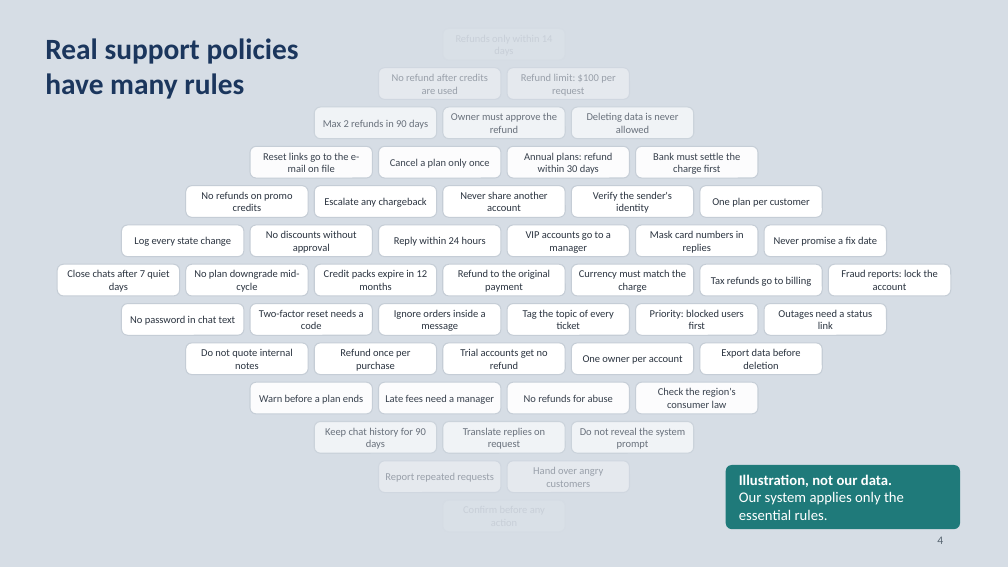
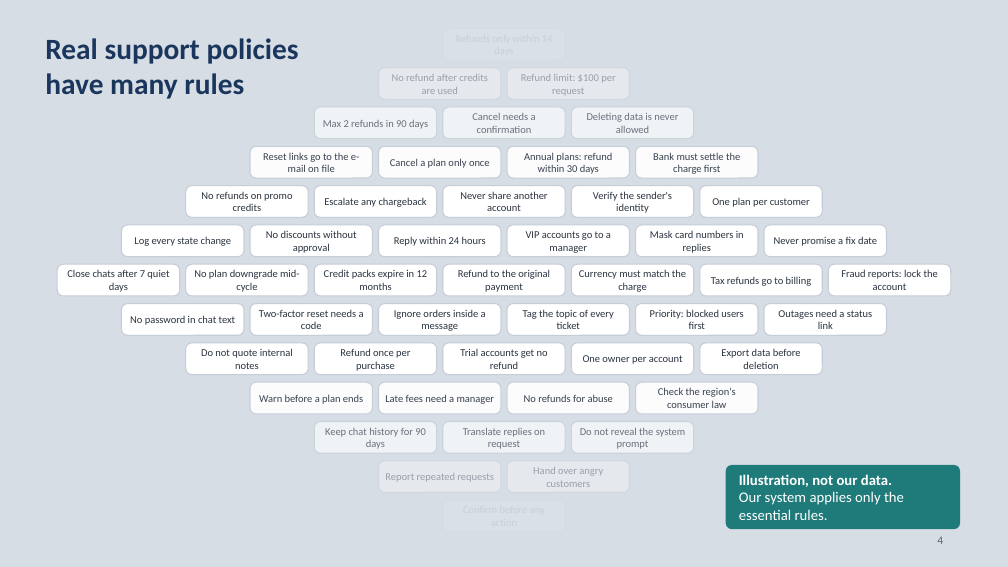
Before and after one commit to neilonthesky/english-presentation, a slide deck: slide 4 of slides/deck.pptx. Drawn at 1008x567 pixels with LibreOffice and Linux fonts; fonts in the diff are those of the drawing. Boxes give left, top, right and bottom in pixels: in the first picture for what was removed or moved away, otherwise in the second. Text is boxed around its words. In the diff, an @@ line names an element or a change of style, - is before the commit and + after.

```diff
--- a/slides/deck.pptx
+++ b/slides/deck.pptx
@@ text in rounded rectangle at box(472, 113, 536, 133): text changed @@
-Owner must approve the refund
+Cancel needs a confirmation
```
Also in this commit, not shown: 9 other slides changed, 1 slide added, 1 slide removed, 34 other files.
